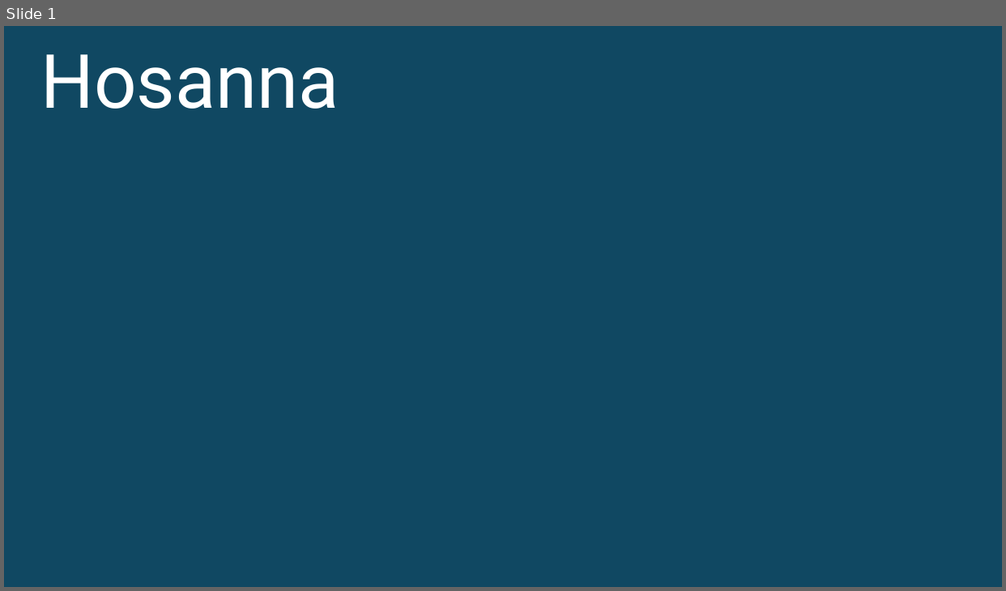
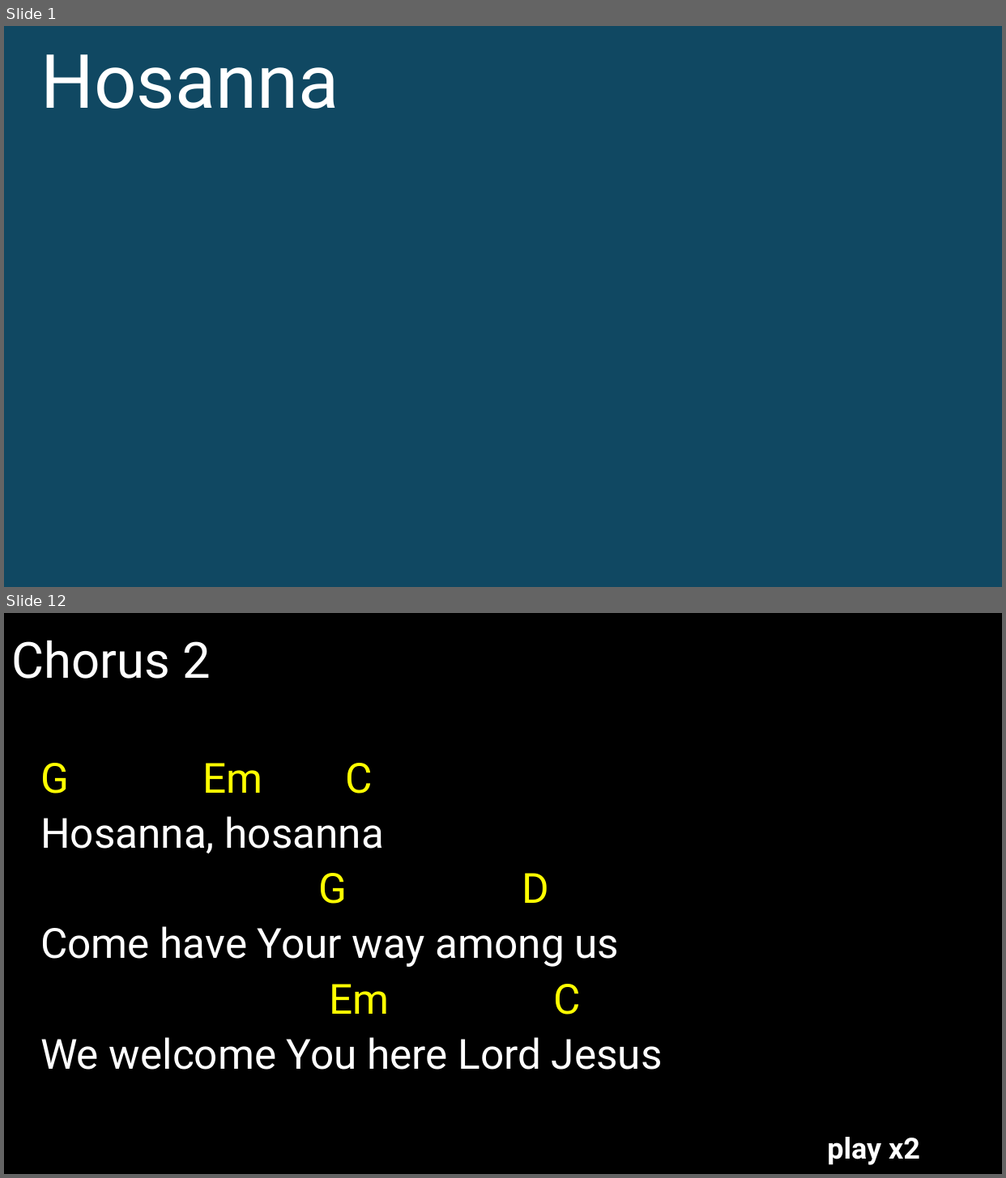
Before and after one commit to kendall412/worship, a slide deck: Hosanna (Praise is Rising)-CH.pptx. Shown one above the other, each under a label of ours: slide 1 before the commit, slides 1 and 12 after it; the slides between them are not shown. The pictures are 1006x591 and 1006x1178 pixels, drawn with LibreOffice and Linux fonts; fonts in the diff are those of the drawing. Boxes give left, top, right and bottom in pixels: in the first picture for what was removed or moved away, otherwise in the second. Text is boxed around its words. In the diff, an @@ line names an element or a change of style, - is before the commit and + after.

```diff
--- a/Hosanna (Praise is Rising)-CH.pptx
+++ b/Hosanna (Praise is Rising)-CH.pptx
@@ slide 12 added at (4, 613, 1002, 1174), background #000000 @@
@@ title added at (11, 640, 211, 679), 48 pt, text #FFFFFF @@
+Chorus 2
@@ subtitle added at (40, 763, 663, 1070), 40 pt, text #FFFFFF @@
+G Em C
+Hosanna, hosanna
+G D
+Come have Your way among us
+Em C
+We welcome You here Lord Jesus
@@ text added at (827, 1137, 920, 1165), 28 pt, text #FFFFFF, bold @@
+play x2
```
Also in this commit, not shown: 6 slides changed, 4 other slides added, 6 other files.
